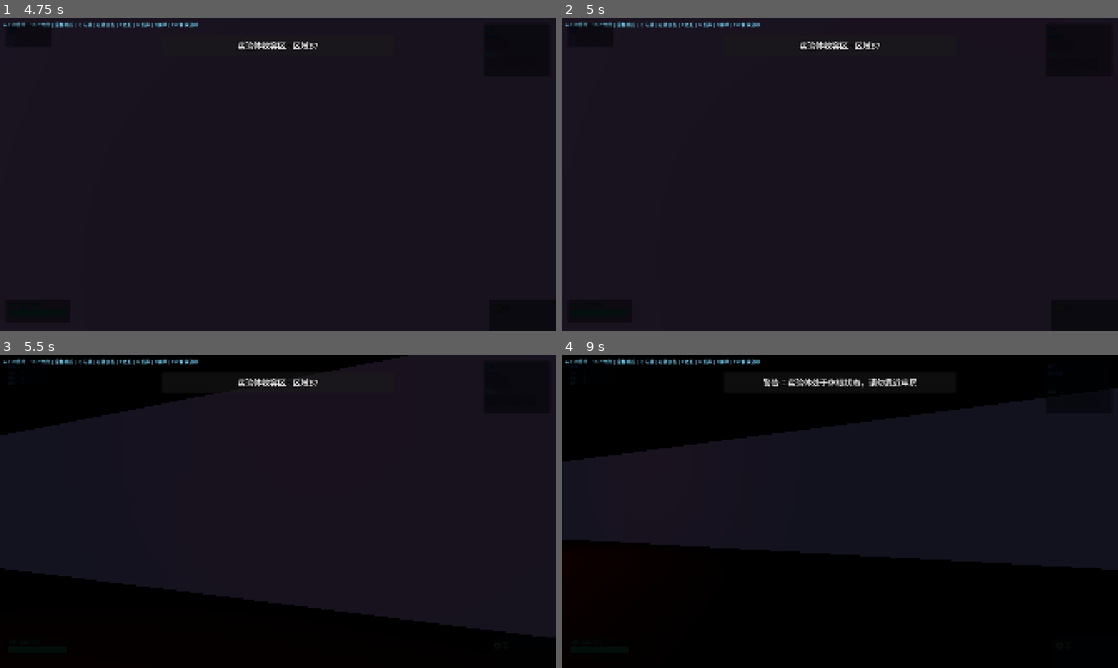
Above: before the commit, frames 1-4 (two rows, left to right).
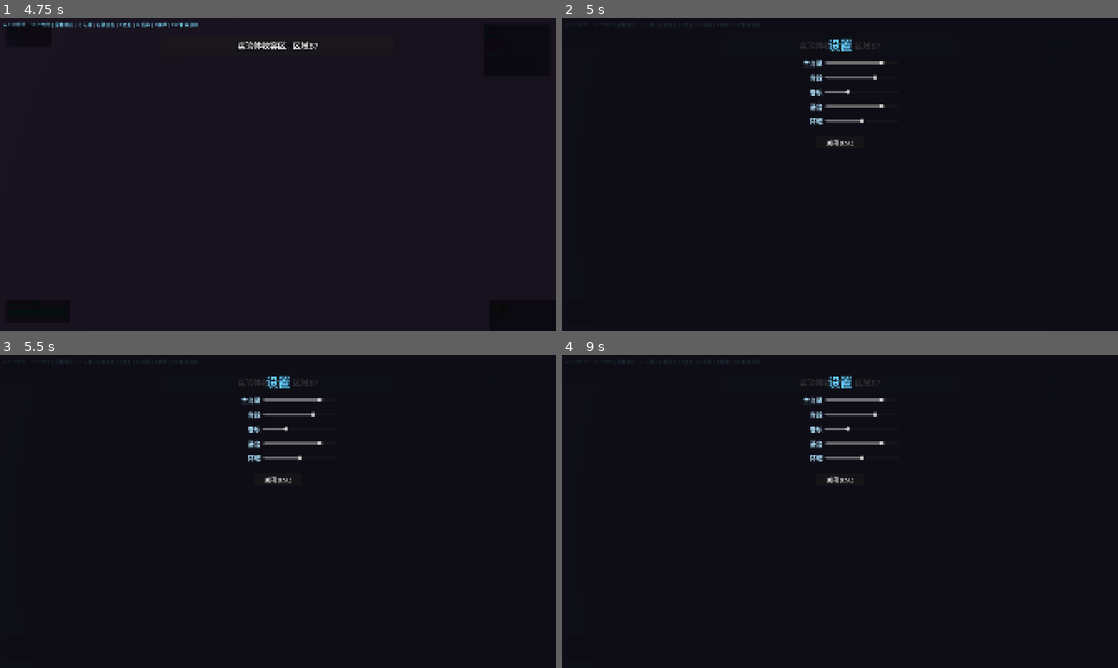
Above: after the commit, the same moments.

Repository: Potatopill98/let-s_go
Game: Godot game, scene res://scenes/level1_lab.tscn
Same seed, same stepped clock (60 frames per second), same inputs: the game is played once before the commit and once after it.
Inputs (mouse positions are in pixels of both pictures, inside the frame that each line leads up to):
- Up to frame 1 (4.75 s): tap Enter at 0.5, 2.75, 4.25 s; move the mouse to (305, 174) at 0.52 s; hold E (interact) 0.53-1.28 s; hold W (move_forward) from 0.53 s (still down); click (305, 174) at 0.67 s; tap Space (jump) at 0.77, 1.07, 1.52, 1.82, 2, 2.3, 2.85, 3.02, 3.32, 3.5, 3.77, 4.07, 4.52 s; tap Q at 0.8, 1.35, 3.8, 4.35 s; move the mouse to (250, 174) at 1.27 s; click (250, 174) at 1.42 s; tap G at 1.55, 2.1, 4.55 s; move the mouse to (289, 168) at 2.02 s; click (289, 168) at 2.17 s; move the mouse to (272, 180) at 2.77 s; click (272, 180) at 2.92 s; tap E (interact) at 3.05 s; move the mouse to (316, 177) at 3.52 s; hold E (interact) 3.53-4.28 s; click (316, 177) at 3.67 s; tap R (reload) at 4.15 s; move the mouse to (233, 171) at 4.27 s; click (233, 171) at 4.42 s
- Up to frame 2 (5 s): keep holding W (move_forward); tap Space (jump) at 4.82 s; tap Escape (ui_cancel) at 4.9 s
- Up to frame 3 (5.5 s): move the mouse to (305, 511) at 5.02 s; release W (move_forward) at 5.03 s; hold S (move_back) from 5.03 s (still down); tap G at 5.1 s; click (305, 511) at 5.17 s; tap Space (jump) at 5.3 s
- Up to frame 4 (9 s): move the mouse to (756, 433) at 5.77 s; release S (move_back) at 5.78 s; hold D (move_right) 5.78-6.53 s; tap 1 at 5.85 s; click (756, 433) at 5.92 s; tap Space (jump) at 6.02, 6.32, 6.77, 7.07, 7.25, 7.52, 7.82, 8.3 s; tap E (interact) at 6.05 s; move the mouse to (962, 495) at 6.52 s; hold W (move_forward) 6.53-7.28 s; tap 2 at 6.6 s; click (962, 495) at 6.67 s; tap Q at 6.8 s; move the mouse to (728, 527) at 7.27 s; hold D (move_right) 7.28-8.03 s; tap 3 at 7.35 s; click (728, 527) at 7.42 s; tap G at 7.55 s; move the mouse to (895, 442) at 8.02 s; hold S (move_back) 8.03-8.78 s; tap 4 at 8.1 s; click (895, 442) at 8.17 s; move the mouse to (812, 574) at 8.77 s; hold A (move_left) from 8.78 s (still down); tap F at 8.85 s; click (812, 574) at 8.92 s

Frame 1 is identical in both runs. In frame 2, 1.4% of the frame differs, in the area x 0-59%, y 1-41%; in frame 3, 1.3%; in frame 4, 1.7%, in the area x 0-64%, y 1-41%.

Commit message:
v0.9: 音效系统 - 39个Mixkit音效 + AudioManager + 设置界面 + 三关BGM

Diff:
--- a/modules/interaction/searchable.gd
+++ b/modules/interaction/searchable.gd
@@ -120,6 +120,9 @@
 	if Input.is_key_pressed(KEY_E):
 		pass
 	is_searched = true
+	if AudioManager != null:
+		AudioManager.play_sfx("item_pickup", 0.7)
+		AudioManager.play_sfx("notification", 0.5)
 	is_being_searched = false
 	search_progress = 1.0
 	if UIManager != null:
--- a/modules/interaction/security_door.gd
+++ b/modules/interaction/security_door.gd
@@ -160,6 +160,9 @@
 		return
 	# 开门
 	is_opening = true
+	if AudioManager != null:
+		AudioManager.play_sfx_3d("door_open", global_position, 0.8, 1.0, 20.0)
+		AudioManager.play_sfx("unlock", 0.5)
 	if status_light != null:
 		status_light.light_color = Color(0.2, 1, 0.3)  # 绿色=已开
 	if UIManager != null:
--- a/modules/level/generator.gd
+++ b/modules/level/generator.gd
@@ -125,6 +125,9 @@
 
 func _finish_repair() -> void:
 	is_repaired = true
+	if AudioManager != null:
+		AudioManager.play_sfx_3d("machine_activation", global_position, 0.8, 1.0, 15.0)
+		AudioManager.play_sfx("confirmation", 0.6)
 	is_being_repaired = false
 	repair_progress = 1.0
 	if UIManager != null:
--- a/modules/monster/base_monster.gd
+++ b/modules/monster/base_monster.gd
@@ -110,6 +110,8 @@
 		if target != null:
 			is_alerted = true
 			alert_timer = 8.0  # 检测到后保持8秒警觉
+			if AudioManager != null:
+				AudioManager.play_sfx_3d("monster_growl", global_position, 0.6, 1.0, 15.0)
 	else:
 		# 普通模式或已警觉：用原来的范围检测
 		target = find_nearest_player()
@@ -224,6 +226,8 @@
 	is_alerted = true  # 被攻击时触发警觉
 	alert_timer = 10.0
 	current_health -= amount
+	if AudioManager != null:
+		AudioManager.play_sfx_3d("beast_roar", global_position, 0.5, 1.2, 12.0)
 	_update_hp_bar()
 	var kb_force: float = knockback.length() * (1.0 - knockback_reduce)
 	var kb_dir: Vector3 = knockback.normalized()
@@ -235,6 +239,8 @@
 
 func die() -> void:
 	is_dead = true
+	if AudioManager != null:
+		AudioManager.play_sfx_3d("monster_roar", global_position, 0.7, 0.8, 15.0)
 	mesh.scale = Vector3(1.3, 0.1, 1.3)
 	# Safely remove HP label
 	if hp_label != null and is_instance_valid(hp_label):
--- a/modules/player/player.gd
+++ b/modules/player/player.gd
@@ -64,6 +64,7 @@
 @onready var right_arm: MeshInstance3D = $Head/RightArm
 var walk_cycle: float = 0.0
 var walk_anim_speed: float = 10.0
+var _last_step_cycle: float = 0.0
 var walk_leg_amp: float = 0.5
 var walk_arm_amp: float = 0.35
 
@@ -172,6 +173,8 @@
 		# Jump
 		if Input.is_key_pressed(KEY_SPACE) and is_on_floor():
 			velocity.y = jump_velocity
+			if AudioManager != null:
+				AudioManager.play_sfx("jump", 0.5)
 		# Run
 		if Input.is_key_pressed(KEY_SHIFT):
 			current_move_speed = run_speed
@@ -188,6 +191,11 @@
 	if is_moving:
 		var speed_factor: float = clampf(horizontal_speed / walk_speed, 0.5, 2.0)
 		walk_cycle += delta * walk_anim_speed * speed_factor
+		# 每步播放脚步声 (walk_cycle每经过PI走一步)
+		if int(walk_cycle / PI) > int(_last_step_cycle / PI):
+			if AudioManager != null:
+				AudioManager.play_sfx("footstep", 0.4)
+		_last_step_cycle = walk_cycle
 		var leg_swing: float = sin(walk_cycle) * walk_leg_amp
 		var arm_swing: float = sin(walk_cycle + PI) * walk_arm_amp
 		left_leg_pivot.rotation.x = leg_swing
@@ -220,6 +228,8 @@
 
 func start_dodge() -> void:
 	is_dodging = true
+	if AudioManager != null:
+		AudioManager.play_sfx("whoosh", 0.7)
 	dodge_timer = dodge_duration
 	dodge_cd_timer = dodge_cooldown
 	var input_dir: Vector2 = Input.get_vector("move_left", "move_right", "move_forward", "move_back")
@@ -231,6 +241,8 @@
 
 func start_punch() -> void:
 	punch_cd_timer = punch_cooldown
+	if AudioManager != null:
+		AudioManager.play_sfx("punch_swing", 0.6)
 	var monsters: Array = get_tree().get_nodes_in_group("monster")
 	var hit_monster: Node = null
 	var min_dist: float = 3.0
@@ -258,6 +270,8 @@
 			knockback_dir = knockback_dir.normalized()
 		var knockback: Vector3 = knockback_dir * 10.0
 		hit_monster.take_damage(punch_damage, knockback)
+		if AudioManager != null:
+			AudioManager.play_sfx("punch_hit", 0.8)
 
 func take_damage(amount: float, knockback: Vector3 = Vector3.ZERO) -> void:
 	if is_dead:
@@ -278,11 +292,15 @@
 	hit_stun_timer = hit_stun_duration
 	if UIManager != null:
 		UIManager.flash_damage()
+	if AudioManager != null:
+		AudioManager.play_sfx("player_hurt", 0.8)
 	if current_health <= 0.0:
 		_enter_downed()
 
 func _enter_downed() -> void:
 	is_downed = true
+	if AudioManager != null:
+		AudioManager.play_sfx("body_fall", 0.9)
 	current_health = 0.0
 	downed_bleed_timer = 100.0
 	velocity = Vector3.ZERO
@@ -359,6 +377,8 @@
 		held_item_scene_path = item.scene_file_path
 	if item.has_method("pick_up"):
 		item.pick_up(self)
+	if AudioManager != null:
+		AudioManager.play_sfx("item_pickup", 0.7)
 	# Attach to weapon mount
 	var mount: Node3D = get_node("Head/WeaponMount") as Node3D
 	if mount != null:
@@ -374,6 +394,8 @@
 func drop_held_item() -> void:
 	if current_held_item == null:
 		return
+	if AudioManager != null:
+		AudioManager.play_sfx("item_pickup", 0.5, 0.8)
 	var item: Node = current_held_item
 	var item_path: String = held_item_scene_path
 	# Get drop position in front of player, use player's Y so it lands on current floor
--- /dev/null
+++ b/modules/system/audio_manager.gd
@@ -0,0 +1,223 @@
+extends Node
+## 音频管理器 - 统一管理所有音效、音乐、音量
+
+# 音量通道
+var master_volume: float = 0.8
+var sfx_volume: float = 0.7
+var music_volume: float = 0.3
+var voice_volume: float = 0.8
+var ambient_volume: float = 0.5
+
+# 音效缓存
+var _sfx_cache: Dictionary = {}
+var _music_cache: Dictionary = {}
+
+# 当前播放的音乐
+var _current_music: AudioStreamPlayer = null
+var _current_music_name: String = ""
+
+# 循环音效实例（警报、脚步等）
+var _looping_sfx: Dictionary = {}
+
+# AudioBus名称
+const BUS_MASTER: String = "Master"
+const BUS_SFX: String = "SFX"
+const BUS_MUSIC: String = "Music"
+const BUS_VOICE: String = "Voice"
+const BUS_AMBIENT: String = "Ambient"
+
+func _ready() -> void:
+	_ensure_buses()
+	_load_settings()
+	apply_volumes()
+
+func _ensure_buses() -> void:
+	# 确保AudioBus存在
+	var buses: Array = ["SFX", "Music", "Voice", "Ambient"]
+	for bus_name in buses:
+		if AudioServer.get_bus_index(bus_name) == -1:
+			AudioServer.add_bus()
+			var idx: int = AudioServer.bus_count - 1
+			AudioServer.set_bus_name(idx, bus_name)
+			AudioServer.set_bus_send(idx, "Master")
+
+func _load_settings() -> void:
+	var path: String = "user://audio_settings.json"
+	if not FileAccess.file_exists(path):
+		return
+	var f: FileAccess = FileAccess.open(path, FileAccess.READ)
+	if f == null:
+		return
+	var data: Dictionary = JSON.parse_string(f.get_as_text())
+	f.close()
+	if data.has("master_volume"):
+		master_volume = data["master_volume"]
+	if data.has("sfx_volume"):
+		sfx_volume = data["sfx_volume"]
+	if data.has("music_volume"):
+		music_volume = data["music_volume"]
+	if data.has("voice_volume"):
+		voice_volume = data["voice_volume"]
+	if data.has("ambient_volume"):
+		ambient_volume = data["ambient_volume"]
+
+func _save_settings() -> void:
+	var path: String = "user://audio_settings.json"
+	var data: Dictionary = {
+		"master_volume": master_volume,
+		"sfx_volume": sfx_volume,
+		"music_volume": music_volume,
+		"voice_volume": voice_volume,
+		"ambient_volume": ambient_volume
+	}
+	var f: FileAccess = FileAccess.open(path, FileAccess.WRITE)
+	if f != null:
+		f.store_string(JSON.stringify(data))
+		f.close()
+
+func apply_volumes() -> void:
+	AudioServer.set_bus_volume_db(AudioServer.get_bus_index(BUS_MASTER), _linear_to_db(master_volume))
+	AudioServer.set_bus_volume_db(AudioServer.get_bus_index(BUS_SFX), _linear_to_db(sfx_volume))
+	AudioServer.set_bus_volume_db(AudioServer.get_bus_index(BUS_MUSIC), _linear_to_db(music_volume))
+	AudioServer.set_bus_volume_db(AudioServer.get_bus_index(BUS_VOICE), _linear_to_db(voice_volume))
+	AudioServer.set_bus_volume_db(AudioServer.get_bus_index(BUS_AMBIENT), _linear_to_db(ambient_volume))
+
+func _linear_to_db(linear: float) -> float:
+	if linear <= 0.0:
+		return -80.0
+	return 20.0 * log(linear) / log(10.0)
+
+func _get_sfx_stream(name: String) -> AudioStream:
+	if _sfx_cache.has(name):
+		return _sfx_cache[name]
+	var path: String = "res://assets/audio/sfx/" + name + ".mp3"
+	var stream: AudioStream = load(path)
+	if stream == null:
+		push_warning("AudioManager: 音效未找到 " + path)
+		return null
+	_sfx_cache[name] = stream
+	return stream
+
+## 播放一次音效（2D）
+func play_sfx(name: String, volume: float = 1.0, pitch: float = 1.0) -> void:
+	var stream: AudioStream = _get_sfx_stream(name)
+	if stream == null:
+		return
+	var player: AudioStreamPlayer = AudioStreamPlayer.new()
+	player.stream = stream
+	player.volume_db = _linear_to_db(volume)
+	player.pitch_scale = pitch
+	player.bus = BUS_SFX
+	player.finished.connect(func(): player.queue_free())
+	add_child(player)
+	player.play()
+
+## 播放3D音效（随距离衰减）
+func play_sfx_3d(name: String, position: Vector3, volume: float = 1.0, pitch: float = 1.0, max_distance: float = 20.0) -> AudioStreamPlayer3D:
+	var stream: AudioStream = _get_sfx_stream(name)
+	if stream == null:
+		return null
+	var player: AudioStreamPlayer3D = AudioStreamPlayer3D.new()
+	player.stream = stream
+	player.volume_db = _linear_to_db(volume)
+	player.pitch_scale = pitch
+	player.bus = BUS_SFX
+	player.position = position
+	player.max_distance = max_distance
+	player.unit_size = 1.0
+	player.autoplay = true
+	player.finished.connect(func(): player.queue_free())
+	get_tree().current_scene.add_child(player)
+	return player
+
+## 播放循环音效（可停止）
+func play_loop(name: String, volume: float = 1.0) -> String:
+	var loop_id: String = name + "_" + str(Time.get_ticks_msec())
+	var stream: AudioStream = _get_sfx_stream(name)
+	if stream == null:
+		return ""
+	var player: AudioStreamPlayer = AudioStreamPlayer.new()
+	player.stream = stream
+	player.volume_db = _linear_to_db(volume)
+	player.bus = BUS_SFX
+	if stream is AudioStreamMP3:
+		stream.loop = true
+	add_child(player)
+	player.play()
+	_looping_sfx[loop_id] = player
+	return loop_id
+
+func stop_loop(loop_id: String) -> void:
+	if _looping_sfx.has(loop_id):
+		var player: AudioStreamPlayer = _looping_sfx[loop_id]
+		player.stop()
+		player.queue_free()
+		_looping_sfx.erase(loop_id)
+
+## 播放背景音乐（循环，切换时淡出）
+func play_music(name: String, volume: float = 1.0, fade_time: float = 1.0) -> void:
+	if _current_music_name == name and _current_music != null and _current_music.playing:
+		return
+	# 淡出旧音乐
+	if _current_music != null:
+		var old_music: AudioStreamPlayer = _current_music
+		var tween: Tween = create_tween()
+		tween.tween_property(old_music, "volume_db", -40.0, fade_time)
+		tween.tween_callback(func(): old_music.stop(); old_music.queue_free())
+	# 淡入新音乐
+	var path: String = "res://assets/audio/music/" + name + ".mp3"
+	var stream: AudioStream = load(path)
+	if stream == null:
+		# 尝试从sfx目录加载氛围音
+		path = "res://assets/audio/sfx/" + name + ".mp3"
+		stream = load(path)
+	if stream == null:
+		push_warning("AudioManager: 音乐未找到 " + name)
+		return
+	if stream is AudioStreamMP3:
+		stream.loop = true
+	var player: AudioStreamPlayer = AudioStreamPlayer.new()
+	player.stream = stream
+	player.volume_db = -40.0
+	player.bus = BUS_MUSIC
+	add_child(player)
+	player.play()
+	var tween2: Tween = create_tween()
+	tween2.tween_property(player, "volume_db", _linear_to_db(volume), fade_time)
+	_current_music = player
+	_current_music_name = name
+
+func stop_music(fade_time: float = 1.0) -> void:
+	if _current_music != null:
+		var old_music: AudioStreamPlayer = _current_music
+		var tween: Tween = create_tween()
+		tween.tween_property(old_music, "volume_db", -40.0, fade_time)
+		tween.tween_callback(func(): old_music.stop(); old_music.queue_free())
+		_current_music = null
+		_current_music_name = ""
+
+## 设置音量（0-1）
+func set_master_volume(v: float) -> void:
+	master_volume = clampf(v, 0.0, 1.0)
+	apply_volumes()
+	_save_settings()
+
+func set_sfx_volume(v: float) -> void:
+	sfx_volume = clampf(v, 0.0, 1.0)
+	apply_volumes()
+	_save_settings()
+
+func set_music_volume(v: float) -> void:
+	music_volume = clampf(v, 0.0, 1.0)
+	apply_volumes()
+	_save_settings()
+
+func set_voice_volume(v: float) -> void:
+	voice_volume = clampf(v, 0.0, 1.0)
+	apply_volumes()
+	_save_settings()
+
+func set_ambient_volume(v: float) -> void:
+	ambient_volume = clampf(v, 0.0, 1.0)
+	apply_volumes()
+	_save_settings()
--- a/modules/ui/ui_manager.gd
+++ b/modules/ui/ui_manager.gd
@@ -79,6 +79,7 @@
 	_create_announcement_ui()
 	_create_equipment_ui()
 	_create_map_ui()
+	_create_settings_ui()
 
 # ============================================================
 # Damage overlay (red vignette when hurt)
@@ -730,3 +731,112 @@
 		map_cell_size = cell_size
 		map_maze_w = maze_w
 		map_maze_h = maze_h
+# ============================================================
+# Settings UI (音量设置)
+# ============================================================
+var settings_panel: Control = null
+var settings_open: bool = false
+
+func _unhandled_input(event: InputEvent) -> void:
+	if event.is_action_pressed("ui_cancel"):
+		toggle_settings()
+
+func toggle_settings() -> void:
+	settings_open = not settings_open
+	if settings_panel != null:
+		settings_panel.visible = settings_open
+		if settings_open:
+			Input.mouse_mode = Input.MOUSE_MODE_VISIBLE
+			get_tree().paused = true
+		else:
+			Input.mouse_mode = Input.MOUSE_MODE_CAPTURED
+			get_tree().paused = false
+
+func _create_settings_ui() -> void:
+	settings_panel = Control.new()
+	settings_panel.name = "SettingsPanel"
+	settings_panel.set_anchors_preset(Control.PRESET_FULL_RECT)
+	settings_panel.visible = false
+	settings_panel.mouse_filter = Control.MOUSE_FILTER_STOP
+	add_child(settings_panel)
+	# 半透明背景
+	var bg: ColorRect = ColorRect.new()
+	bg.color = Color(0.05, 0.05, 0.08, 0.85)
+	bg.set_anchors_preset(Control.PRESET_FULL_RECT)
+	settings_panel.add_child(bg)
+	# 标题
+	var title: Label = Label.new()
+	title.text = "设置"
+	title.anchor_left = 0.5
+	title.anchor_right = 0.5
+	title.offset_left = -100
+	title.offset_top = 60
+	title.offset_right = 100
+	title.offset_bottom = 100
+	title.horizontal_alignment = HORIZONTAL_ALIGNMENT_CENTER
+	title.add_theme_font_size_override("font_size", 42)
+	title.add_theme_color_override("font_color", Color(0.4, 0.8, 1.0, 1))
+	title.add_theme_color_override("font_outline_color", Color(0, 0, 0, 1))
+	title.add_theme_constant_override("outline_size", 5)
+	settings_panel.add_child(title)
+	# 音量滑条
+	var volumes: Array = [
+		["主音量", "master_volume", 0.8],
+		["音效", "sfx_volume", 0.7],
+		["音乐", "music_volume", 0.3],
+		["语音", "voice_volume", 0.8],
+		["环境", "ambient_volume", 0.5]
+	]
+	var y: int = 140
+	for vol in volumes:
+		var label: Label = Label.new()
+		label.text = vol[0]
+		label.anchor_left = 0.5
+		label.anchor_right = 0.5
+		label.offset_left = -200
+		label.offset_top = y
+		label.offset_right = -60
+		label.offset_bottom = y + 30
+		label.horizontal_alignment = HORIZONTAL_ALIGNMENT_RIGHT
+		label.add_theme_font_size_override("font_size", 22)
+		label.add_theme_color_override("font_color", Color(0.7, 0.9, 1.0, 1))
+		settings_panel.add_child(label)
+		var slider: HSlider = HSlider.new()
+		slider.name = vol[1]
+		slider.anchor_left = 0.5
+		slider.anchor_right = 0.5
+		slider.offset_left = -50
+		slider.offset_top = y
+		slider.offset_right = 200
+		slider.offset_bottom = y + 30
+		slider.min_value = 0.0
+		slider.max_value = 1.0
+		slider.step = 0.05
+		slider.value = vol[2]
+		slider.add_theme_font_size_override("font_size", 16)
+		var vol_name: String = vol[1]
+		slider.value_changed.connect(func(v): _on_volume_changed(vol_name, v))
+		settings_panel.add_child(slider)
+		y += 50
+	# 关闭按钮
+	var close_btn: Button = Button.new()
+	close_btn.text = "关闭 (ESC)"
+	close_btn.anchor_left = 0.5
+	close_btn.anchor_right = 0.5
+	close_btn.offset_left = -80
+	close_btn.offset_top = y + 20
+	close_btn.offset_right = 80
+	close_btn.offset_bottom = y + 60
+	close_btn.add_theme_font_size_override("font_size", 20)
+	close_btn.pressed.connect(toggle_settings)
+	settings_panel.add_child(close_btn)
+
+func _on_volume_changed(vol_name: String, value: float) -> void:
+	if AudioManager == null:
+		return
+	match vol_name:
+		"master_volume": AudioManager.set_master_volume(value)
+		"sfx_volume": AudioManager.set_sfx_volume(value)
+		"music_volume": AudioManager.set_music_volume(value)
+		"voice_volume": AudioManager.set_voice_volume(value)
+		"ambient_volume": AudioManager.set_ambient_volume(value)
--- a/modules/weapon/melee_weapon.gd
+++ b/modules/weapon/melee_weapon.gd
@@ -52,6 +52,8 @@
 	return attack_timer <= 0.0 and owner_player != null
 
 func attack() -> void:
+	if AudioManager != null:
+		AudioManager.play_sfx("swing_air", 0.5)
 	if not can_attack():
 		return
 	attack_timer = attack_cooldown
--- a/modules/weapon/ranged_weapon.gd
+++ b/modules/weapon/ranged_weapon.gd
@@ -200,12 +200,16 @@
 	if not can_attack():
 		return
 	if current_ammo <= 0:
+		if AudioManager != null:
+			AudioManager.play_sfx("gun_empty", 0.6)
 		reload()
 		return
 	attack_timer = attack_cooldown
 	current_ammo -= 1
 	recoil_time = recoil_duration
 	trigger_muzzle_flash()
+	if AudioManager != null:
+		AudioManager.play_sfx("gunshot", 0.7)
 	if owner_player == null:
 		return
 	var camera: Camera3D = owner_player.get_node("Head/Camera3D") as Camera3D
@@ -239,6 +243,8 @@
 	is_reloading = true
 	reload_timer = reload_time
 	UIManager.show_message("Reloading...")
+	if AudioManager != null:
+		AudioManager.play_sfx("reload", 0.6)
 
 func trigger_muzzle_flash() -> void:
 	muzzle_flash_timer = 0.06
--- a/project.godot
+++ b/project.godot
@@ -22,6 +22,7 @@
 ItemManager="*res://modules/item/item_manager.gd"
 SaveManager="*res://modules/system/save_manager.gd"
 PowerManager="*res://modules/system/power_manager.gd"
+AudioManager="*res://modules/system/audio_manager.gd"
 
 [display]
 
--- a/scenes/level1_lab.gd
+++ b/scenes/level1_lab.gd
@@ -6,6 +6,8 @@
 var broadcast_timer: Timer = null
 
 func _ready() -> void:
+	if AudioManager != null:
+		AudioManager.play_music("ambience_lab", 0.4, 2.0)
 	# 延迟2秒后开始广播
 	broadcast_timer = Timer.new()
 	broadcast_timer.wait_time = 2.0
--- a/scenes/level2_corridor.gd
+++ b/scenes/level2_corridor.gd
@@ -62,6 +62,8 @@
 var mat_window: StandardMaterial3D
 
 func _ready() -> void:
+	if AudioManager != null:
+		AudioManager.play_music("horror_sweep", 0.35, 2.0)
 	randomize()
 	_init_materials()
 	_build_door_z_list()
@@ -231,6 +233,9 @@
 	test_started = true
 	countdown = 60.0
 	warning_shown = false
+	if AudioManager != null:
+		AudioManager.play_sfx("button_click", 0.8)
+		AudioManager.play_sfx("alarm_breach", 0.6)
 	current_gate_area = null
 	if UIManager != null:
 		UIManager.hide_interaction_prompt()
@@ -761,6 +766,8 @@
 	if test_started and countdown > 0.0:
 		countdown -= delta
 		if countdown <= 20.0 and not warning_shown:
+			if AudioManager != null:
+				AudioManager.play_sfx("alarm_breach", 0.7)
 			warning_shown = true
 			if UIManager != null:
 				UIManager.show_announcement("温馨提示：请快速前往安全房间，实验体即将释放", 4.0)
@@ -770,6 +777,9 @@
 
 func _release_chaser() -> void:
 	chaser_released = true
+	if AudioManager != null:
+		AudioManager.play_sfx("metal_collapse", 0.9)
+		AudioManager.play_sfx("boss_roar", 0.8)
 	if ceiling_trap != null:
 		var tw: Tween = create_tween()
 		tw.tween_property(ceiling_trap, "position:y", CORRIDOR_HEIGHT + 3.0, 1.2)
--- a/scenes/level3_maze.gd
+++ b/scenes/level3_maze.gd
@@ -25,6 +25,8 @@
 var map_inside_area: Area3D = null
 
 func _ready() -> void:
+	if AudioManager != null:
+		AudioManager.play_music("bass_hum", 0.4, 2.0)
 	_generate_maze()
 	_build_floor()
 	_build_ceiling()
@@ -464,6 +466,9 @@
 			UIManager.show_toast("电梯未解锁, 需要找到钥匙卡")
 
 func _show_victory() -> void:
+	if AudioManager != null:
+		AudioManager.play_sfx("elevator", 0.8)
+		AudioManager.play_sfx("unlock", 0.6)
 	# 显示撤离成功结束画面
 	victory_panel = Control.new()
 	victory_panel.set_anchors_preset(Control.PRESET_FULL_RECT)
Not shown, added: assets/audio/music/ambience_lab.mp3.import
Not shown, added: assets/audio/music/bass_hum.mp3.import
Not shown, added: assets/audio/music/horror_sweep.mp3.import
Not shown, added: assets/audio/sfx/alarm_breach.mp3.import
Not shown, added: assets/audio/sfx/alarm_facility.mp3.import
Not shown, added: assets/audio/sfx/ambience_lab.mp3.import
Not shown, added: assets/audio/sfx/bass_hum.mp3.import
Not shown, added: assets/audio/sfx/beast_roar.mp3.import
Not shown, added: assets/audio/sfx/body_fall.mp3.import
Not shown, added: assets/audio/sfx/boss_roar.mp3.import
Not shown, added: assets/audio/sfx/button_click.mp3.import
Not shown, added: assets/audio/sfx/confirmation.mp3.import
(and 87 more such lines)
